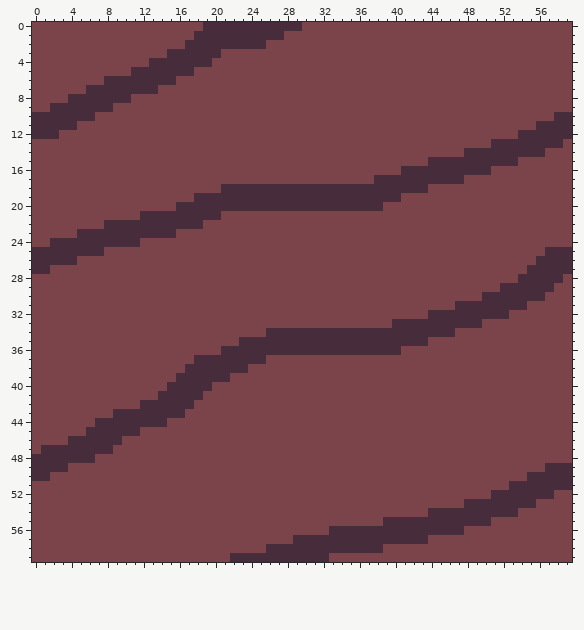
A pixel-art sprite gets an edit: source/FrontierPlanet/Content/Images/Sprites/Tree-Texture.png. Above is the file before it was changed.
The file is 60x60 pixels.
The result:
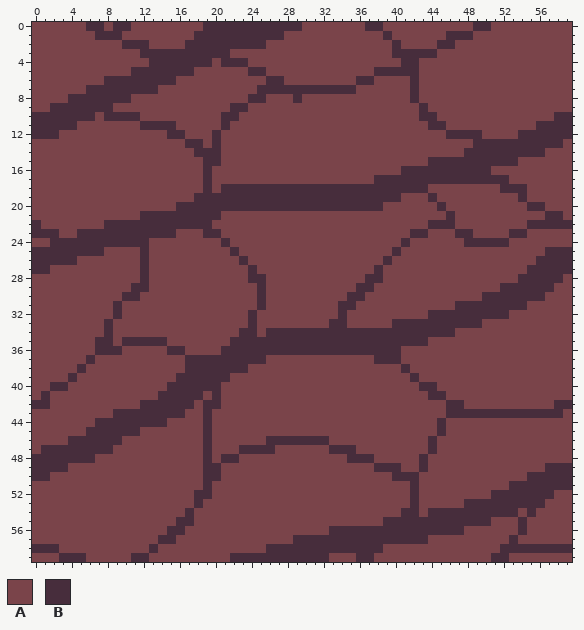
Palette (. is transparent): A #7a444a  B #472d3c
The edit:
y 0: x 6..7 AA -> BB; x 9..10 AA -> BB; x 37..38 AA -> BB; x 49..50 AA -> BB
y 1: x 7..9 AAA -> BBB; x 39 A -> B; x 46..48 AAA -> BBB
y 2: x 10..12 AAA -> BBB; x 40 A -> B; x 45..46 AA -> BB
y 3: x 12..14 AAA -> BBB; x 21 A -> B; x 40..44 AAAAA -> BBBBB
y 4: x 21..23 AAA -> BBB; x 41..42 AA -> BB
y 5: x 24..25 AA -> BB; x 38..42 AAAAA -> BBBBB
y 6: x 26..27 AA -> BB; x 36..37 AA -> BB; x 42 A -> B
y 7: x 25..35 AAAAAAAAAAA -> BBBBBBBBBBB; x 42 A -> B
y 8: x 24..25 AA -> BB; x 29 A -> B; x 42 A -> B
y 9: x 22..23 AA -> BB; x 43 A -> B
y 10: x 8..11 AAAA -> BBBB; x 21..22 AA -> BB; x 43..44 AA -> BB
y 11: x 12..15 AAAA -> BBBB; x 21 A -> B; x 44..45 AA -> BB
y 12: x 15..16 AA -> BB; x 20 A -> B; x 46..49 AAAA -> BBBB
y 13: x 17..18 AA -> BB; x 20 A -> B; x 49..50 AA -> BB
y 14: x 18..20 AAA -> BBB
y 15: x 19..20 AA -> BB
y 16: x 19 A -> B
y 17: x 19 A -> B; x 48..52 AAAAA -> BBBBB
y 18: x 19 A -> B; x 52..54 AAA -> BBB
y 19: x 44 A -> B; x 54 A -> B
y 20: x 45 A -> B; x 55..56 AA -> BB
y 21: x 46 A -> B; x 57..58 AA -> BB
y 22: x 0 A -> B; x 19 A -> B; x 44..46 AAA -> BBB; x 55..59 AAAAA -> BBBBB
y 23: x 0..2 AAA -> BBB; x 19..20 AA -> BB; x 42..43 AA -> BB; x 47..48 AA -> BB; x 53..54 AA -> BB
y 24: x 12 A -> B; x 21 A -> B; x 41 A -> B; x 48..52 AAAAA -> BBBBB
y 25: x 12 A -> B; x 22 A -> B; x 40 A -> B
y 26: x 12 A -> B; x 23 A -> B; x 39 A -> B
y 27: x 12 A -> B; x 24 A -> B; x 38 A -> B
y 28: x 12 A -> B; x 24..25 AA -> BB; x 37..38 AA -> BB
y 29: x 11..12 AA -> BB; x 25 A -> B; x 36..37 AA -> BB
y 30: x 10..11 AA -> BB; x 25 A -> B; x 35..36 AA -> BB
y 31: x 9 A -> B; x 25 A -> B; x 34..35 AA -> BB
y 32: x 9 A -> B; x 24 A -> B; x 34 A -> B
y 33: x 8 A -> B; x 24 A -> B; x 33..34 AA -> BB
y 34: x 8 A -> B; x 23..24 AA -> BB
y 35: x 7..8 AA -> BB; x 10..14 AAAAA -> BBBBB; x 22 A -> B
y 36: x 7..9 AAA -> BBB; x 15..16 AA -> BB
y 37: x 6 A -> B; x 17 A -> B; x 38..40 AAA -> BBB
y 38: x 5 A -> B; x 41 A -> B
y 39: x 4 A -> B; x 42 A -> B
y 40: x 2..3 AA -> BB; x 20 A -> B; x 43..44 AA -> BB
y 41: x 1 A -> B; x 20 A -> B; x 44..45 AA -> BB
y 42: x 0..1 AA -> BB; x 19..20 AA -> BB; x 46..47 AA -> BB; x 58..59 AA -> BB
y 43: x 19 A -> B; x 46..58 AAAAAAAAAAAAA -> BBBBBBBBBBBBB
y 44..45: x 19 A -> B; x 45 A -> B
y 46: x 19 A -> B; x 26..32 AAAAAAA -> BBBBBBB; x 44 A -> B
y 47: x 19 A -> B; x 23..26 AAAA -> BBBB; x 33..35 AAA -> BBB; x 44 A -> B
y 48: x 19 A -> B; x 21..22 AA -> BB; x 35..37 AAA -> BBB; x 43 A -> B
y 49: x 19..20 AA -> BB; x 38..40 AAA -> BBB; x 43 A -> B
y 50: x 19..20 AA -> BB; x 40..42 AAA -> BBB
y 51: x 19 A -> B; x 42 A -> B
y 52: x 18..19 AA -> BB; x 42 A -> B
y 53: x 18 A -> B; x 42 A -> B; x 56 A -> B
y 54: x 17 A -> B; x 41..42 AA -> BB; x 55 A -> B
y 55: x 16..17 AA -> BB; x 54 A -> B
y 56: x 15..16 AA -> BB; x 54 A -> B
y 57: x 14..15 AA -> BB; x 53 A -> B
y 58: x 0..2 AAA -> BBB; x 13 A -> B; x 52..59 AAAAAAAA -> BBBBBBBB
y 59: x 3..5 AAA -> BBB; x 11..12 AA -> BB; x 36..37 AA -> BB; x 51..52 AA -> BB
Boxes around the changes in both pictures, in picture pixels (x1, y1, x2, y2):
changed: (32, 22, 572, 562)
